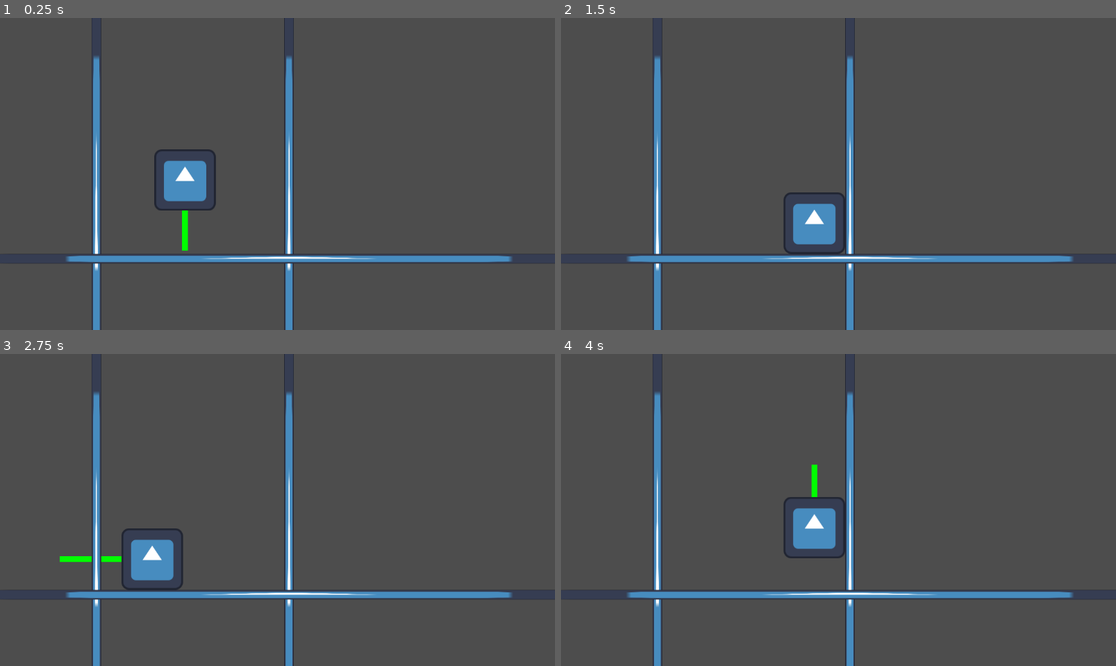
Above: before the commit, frames 1-4 (two rows, left to right).
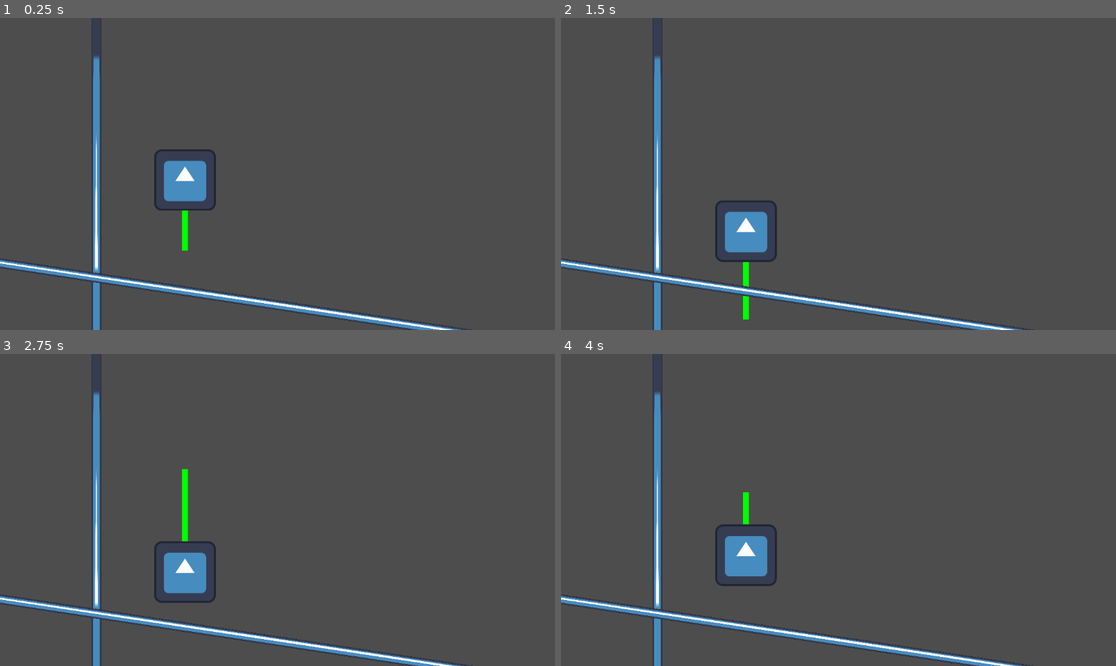
Above: after the commit, the same moments.

Repository: rutra8002/godot-the-jeff
Game: Godot game, scene res://scenes/world.tscn
Two runs of this game, one before a commit and one after it. Both use one fixed random seed, a clock stepped at 60 frames per second and the inputs below. The engine's default icon, where the game draws it, is replaced by a stand-in: a white triangle on a blue panel in a dark square.
Inputs:
- Up to frame 1 (0.25 s): no input
- Up to frame 2 (1.5 s): tap Enter (ui_accept) at 0.5, 0.6 s; hold Ctrl (slide, bound only after the commit) 0.53-1.28 s; hold Right (ui_right) from 0.53 s (still down); tap Space (jump, bound only after the commit) at 0.77, 1.07 s; tap Ctrl (slide, bound only after the commit) at 1.35 s
- Up to frame 3 (2.75 s): tap Space (jump, bound only after the commit) at 1.52, 1.55, 1.82 s; release Right (ui_right) at 2.03 s; hold Left (ui_left) from 2.03 s (still down); hold Space (jump, bound only after the commit) from 2.03 s (still down); tap Enter (ui_accept) at 2.3 s
- Up to frame 4 (4 s): release Left (ui_left) at 2.78 s; release Space (jump, bound only after the commit) at 2.78 s; hold Right (ui_right) from 2.78 s (still down); tap Enter (ui_accept) at 2.85 s; tap Space (jump, bound only after the commit) at 3.02, 3.32, 3.77, 3.8 s; tap Ctrl (slide, bound only after the commit) at 3.05 s; hold Ctrl (slide, bound only after the commit) from 3.53 s (still down)

The runs differ from the first frame. In frame 1, 5.4% of the frame differs, in the area x 0-100%, y 0-100%; in frame 2, 8.0%; in frame 3, 7.8%; in frame 4, 8.2%.

Commit message:
made movement better, added input stuff

Diff:
--- a/project.godot
+++ b/project.godot
@@ -15,6 +15,32 @@
 config/features=PackedStringArray("4.6", "Forward Plus")
 config/icon="res://icon.svg"
 
+[input]
+
+move_left={
+"deadzone": 0.2,
+"events": [Object(InputEventKey,"resource_local_to_scene":false,"resource_name":"","device":-1,"window_id":0,"alt_pressed":false,"shift_pressed":false,"ctrl_pressed":false,"meta_pressed":false,"pressed":false,"keycode":0,"physical_keycode":65,"key_label":0,"unicode":97,"location":0,"echo":false,"script":null)
+, Object(InputEventJoypadMotion,"resource_local_to_scene":false,"resource_name":"","device":-1,"axis":0,"axis_value":-1.0,"script":null)
+]
+}
+move_right={
+"deadzone": 0.2,
+"events": [Object(InputEventKey,"resource_local_to_scene":false,"resource_name":"","device":-1,"window_id":0,"alt_pressed":false,"shift_pressed":false,"ctrl_pressed":false,"meta_pressed":false,"pressed":false,"keycode":0,"physical_keycode":68,"key_label":0,"unicode":100,"location":0,"echo":false,"script":null)
+, Object(InputEventJoypadMotion,"resource_local_to_scene":false,"resource_name":"","device":-1,"axis":0,"axis_value":1.0,"script":null)
+]
+}
+jump={
+"deadzone": 0.2,
+"events": [Object(InputEventKey,"resource_local_to_scene":false,"resource_name":"","device":-1,"window_id":0,"alt_pressed":false,"shift_pressed":false,"ctrl_pressed":false,"meta_pressed":false,"pressed":false,"keycode":0,"physical_keycode":32,"key_label":0,"unicode":32,"location":0,"echo":false,"script":null)
+, Object(InputEventJoypadButton,"resource_local_to_scene":false,"resource_name":"","device":-1,"button_index":2,"pressure":0.0,"pressed":false,"script":null)
+]
+}
+slide={
+"deadzone": 0.2,
+"events": [Object(InputEventKey,"resource_local_to_scene":false,"resource_name":"","device":-1,"window_id":0,"alt_pressed":false,"shift_pressed":false,"ctrl_pressed":false,"meta_pressed":false,"pressed":false,"keycode":0,"physical_keycode":4194326,"key_label":0,"unicode":0,"location":0,"echo":false,"script":null)
+]
+}
+
 [physics]
 
 3d/physics_engine="Jolt Physics"
--- a/scenes/world.tscn
+++ b/scenes/world.tscn
@@ -22,7 +22,7 @@
 texture = ExtResource("2_rwgxs")
 
 [node name="StaticBody2D2" type="StaticBody2D" parent="." unique_id=1862046883]
-position = Vector2(600, 500)
+position = Vector2(2238, 503)
 scale = Vector2(1, 67)
 
 [node name="CollisionShape2D" type="CollisionShape2D" parent="StaticBody2D2" unique_id=618463338]
@@ -33,8 +33,9 @@
 texture = ExtResource("2_rwgxs")
 
 [node name="StaticBody2D3" type="StaticBody2D" parent="." unique_id=555016262]
-position = Vector2(600, 500)
-scale = Vector2(67, 1)
+position = Vector2(600, 600)
+rotation = 0.15009831
+scale = Vector2(670, 1)
 
 [node name="CollisionShape2D" type="CollisionShape2D" parent="StaticBody2D3" unique_id=1668108316]
 shape = SubResource("RectangleShape2D_4wyf3")
--- a/scripts/player.gd
+++ b/scripts/player.gd
@@ -1,33 +1,47 @@
 extends CharacterBody2D
-
-
 const SPEED = 300.0
 const JUMP_VELOCITY = -400.0
-
+const GROUND_ACCEL = 10.0
+const GROUND_FRICTION = 10.0
+const AIR_ACCEL = 0.5
+const AIR_FRICTION = 0.01
+var sliding = false
 
 func _physics_process(delta: float) -> void:
-	# Add the gravity.
 	if not is_on_floor():
 		velocity += get_gravity() * delta
 
-	# Handle jump.
-	if Input.is_action_just_pressed("ui_accept") and is_on_floor():
+	if Input.is_action_pressed("slide"):
+		sliding = true
+	else:
+		sliding = false
+
+	if Input.is_action_pressed("jump") and is_on_floor():
 		velocity.y = JUMP_VELOCITY
 
-	# Get the input direction and handle the movement/deceleration.
-	# As good practice, you should replace UI actions with custom gameplay actions.
-	var direction := Input.get_axis("ui_left", "ui_right")
-	if direction:
-		velocity.x = direction * SPEED
+	if Input.is_action_pressed("jump") and is_on_wall() and not is_on_floor():
+		var wall_normal = get_wall_normal()
+		velocity.x = wall_normal.x * SPEED
+		velocity.y = JUMP_VELOCITY
+
+	var direction := Input.get_axis("move_left", "move_right")
+
+	if sliding:
+		direction = 0
+
+	if is_on_floor():
+		if not sliding:
+			velocity.x -= GROUND_FRICTION * velocity.x * delta
+		velocity.x += GROUND_ACCEL * direction * SPEED * delta
 	else:
-		velocity.x = move_toward(velocity.x, 0, SPEED)
+		if not sliding:
+			velocity.x -= AIR_FRICTION * velocity.x * delta
+		velocity.x += AIR_ACCEL * direction * SPEED * delta
 
 	move_and_slide()
 
 func _draw():
-	# Draw a line representing your velocity vector
 	draw_line(Vector2.ZERO, velocity * 0.1, Color.GREEN, 2.0)
 
-func _process(delta):
-	# This forces the _draw() function to update every frame
+func _process(delta: float):
 	queue_redraw()
